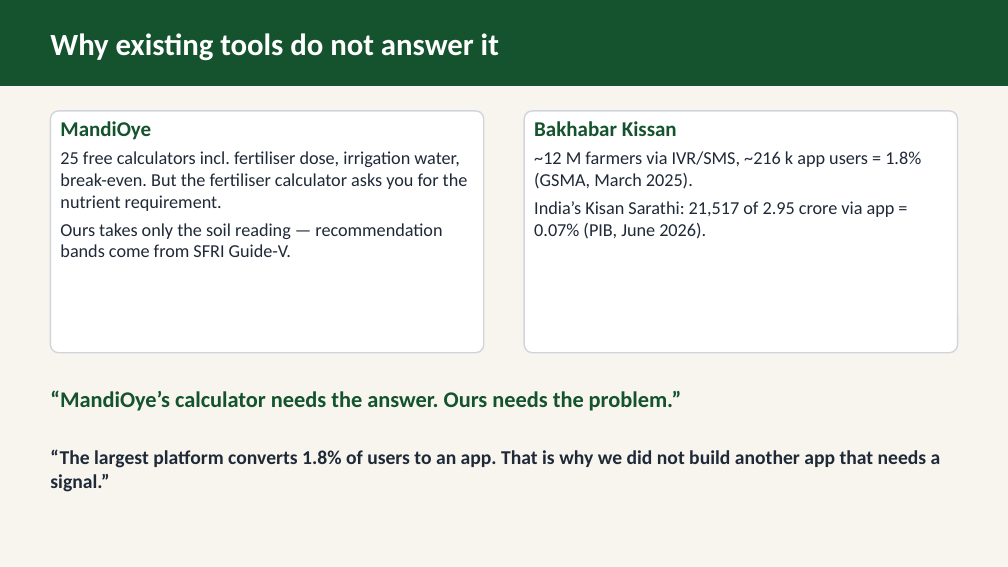
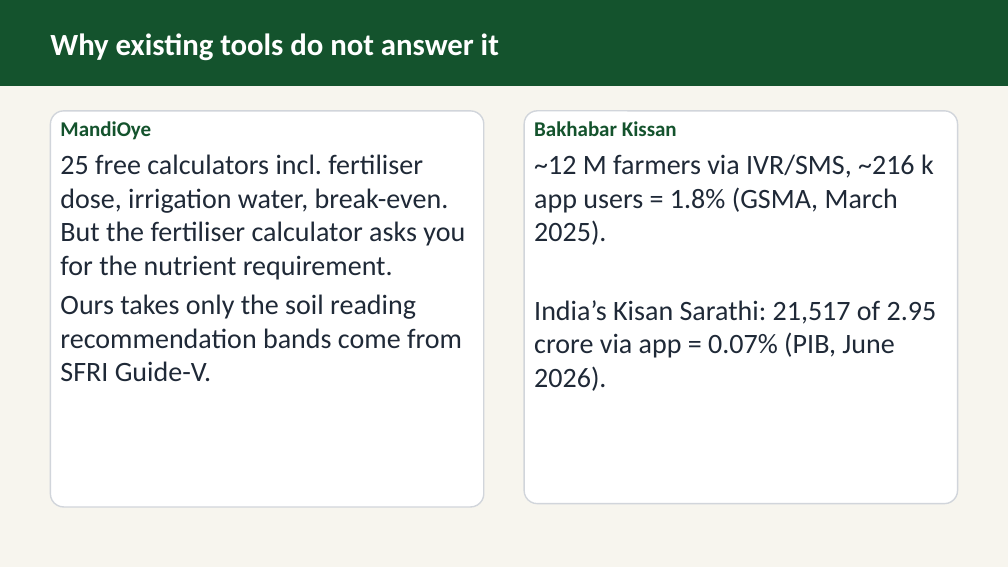
Before and after one commit to abdullahmunir139/my-fyp, a slide deck: slide 5 of deliverables/proposal/ppt/group_2_AgriPulse_Soil-Test_Driven_Farm_Planner.odp (slide 7 before the commit). Drawn at 1008x567 pixels with LibreOffice and Linux fonts; fonts in the diff are those of the drawing. Boxes give left, top, right and bottom in pixels: in the first picture for what was removed or moved away, otherwise in the second. Text is boxed around its words. In the diff, an @@ line names an element or a change of style, - is before the commit and + after.

Commit message:
Add new AgriPulse Soil-Test Driven Farm Planner documents in PDF and ODP formats; update existing files

```diff
--- a/deliverables/proposal/ppt/group_2_AgriPulse_Soil-Test_Driven_Farm_Planner.odp
+++ b/deliverables/proposal/ppt/group_2_AgriPulse_Soil-Test_Driven_Farm_Planner.odp
@@ rounded rectangle: place and size @@
-rounded rectangle at (50, 111, 484, 353)
+rounded rectangle at (50, 111, 484, 507)
@@ rounded rectangle: place and size @@
-rounded rectangle at (524, 111, 958, 353)
+rounded rectangle at (524, 111, 958, 504)
@@ text at (60, 154, 465, 280): size 13 to 20 pt in "25 free calculators incl. fertiliser dose, irrigation ..." @@
@@ text at (534, 154, 937, 358): size 13 to 20 pt in "~12 M farmers via IVR/SMS, ~216 k ...", "India’s Kisan Sarathi: 21,517 of 2.95 crore ..." @@
@@ text at (60, 294, 462, 348): text changed; size 13 to 20 pt @@
-Ours takes only the soil reading — recommendation bands come from SFRI Guide-V.
+Ours takes only the soil reading recommendation bands come from SFRI Guide-V.
@@ text removed at (50, 390, 682, 411) @@
-“MandiOye’s calculator needs the answer. Ours needs the problem.”
@@ text removed at (50, 449, 941, 492) @@
-“The largest platform converts 1.8% of users to an app. That is why we did not build another app that needs a signal.”
```
Also in this commit, not shown: 6 other slides changed, 2 slides added, 7 slides removed, 4 other files.
